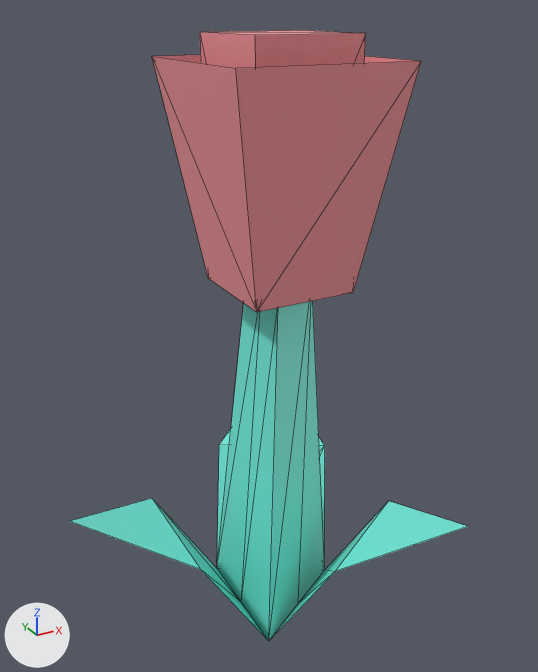
Renders of the glTF model assets/models/kit/nature_flower_redA.glb from each side of a commit.
One viewpoint serves both versions: a camera (50 mm lens) standing at (-0.159, -0.288, 0.251) and looking at (-0.003, -0.005, 0.11). Lighting does not change. The marker at lower left points along +X, +Y and +Z. The picture after the commit comes second. Mesh edges are drawn as thin lines. Vertices at exactly the same position are counted once.

Objects in the first picture: 'nature_flower_redA'.
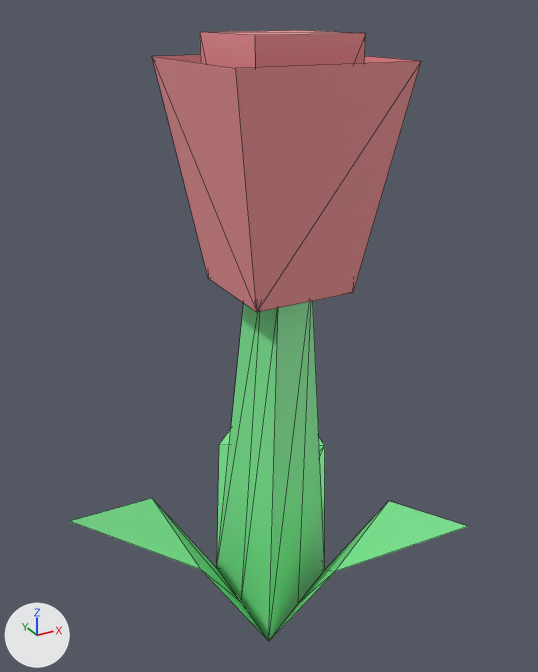
Boxes [x1, y1, x2, y2] around the edits, measured in the pictures (538 x 672 px):
part 1 of me_mesh_flower_reda, recoloured (cyan to green): [70, 301, 468, 641] in both

The edits, one by one:
me_mesh_flower_reda has 33 vertices, 56 faces and spans x -0.105..0.055, y -0.091..0.091, z -0.05..0.242.
me_mesh_flower_reda is used by ob_nature_flower_reda; location (0.0, 0.0, 0.0).
me_mesh_flower_reda part 1: 28 faces centred in x -0.071..0.036, y -0.062..0.062, z -0.05..0.133 are repainted in the vertex colours; the middle colour goes from cyan #73eddd to green #80ed96.
